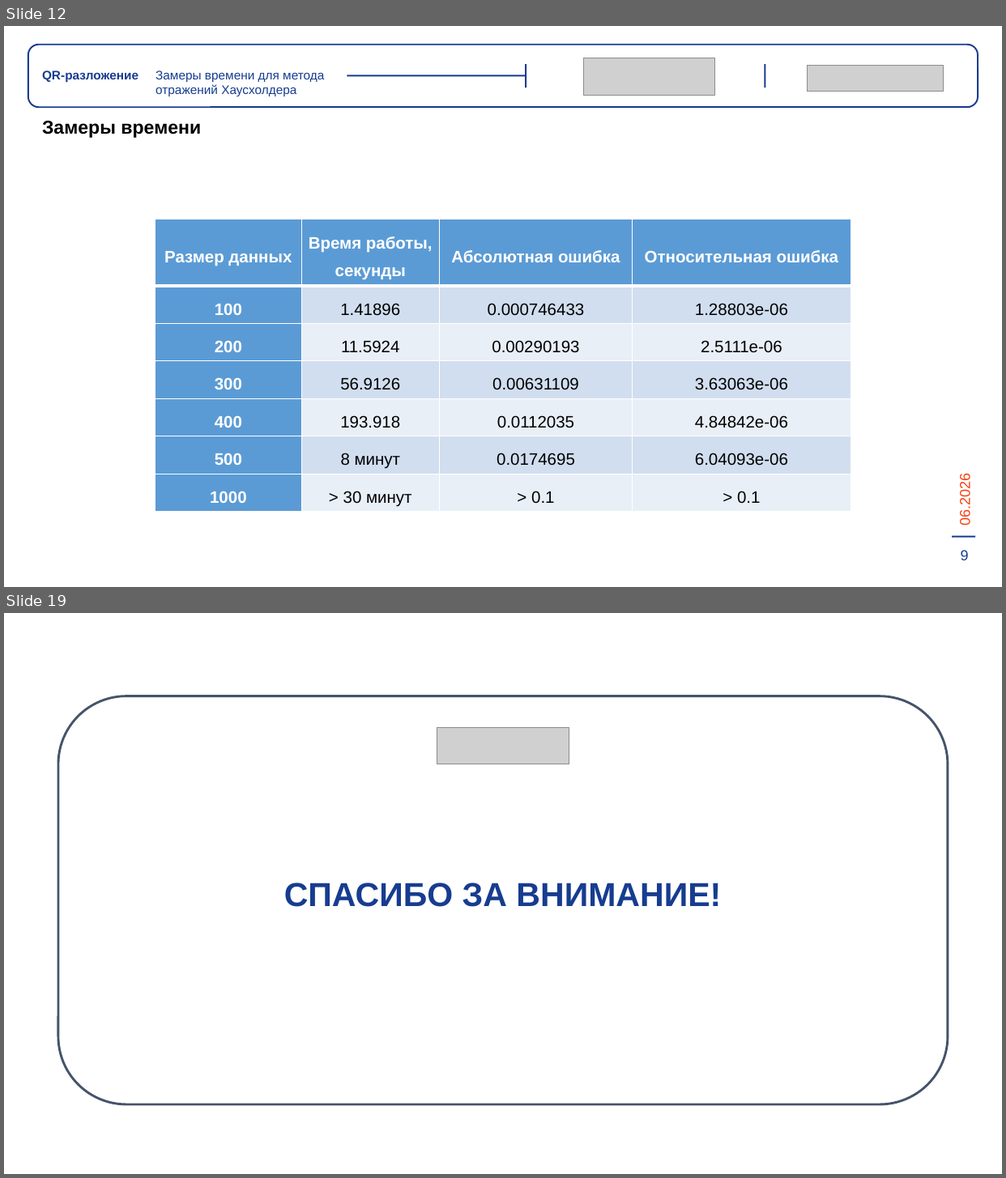
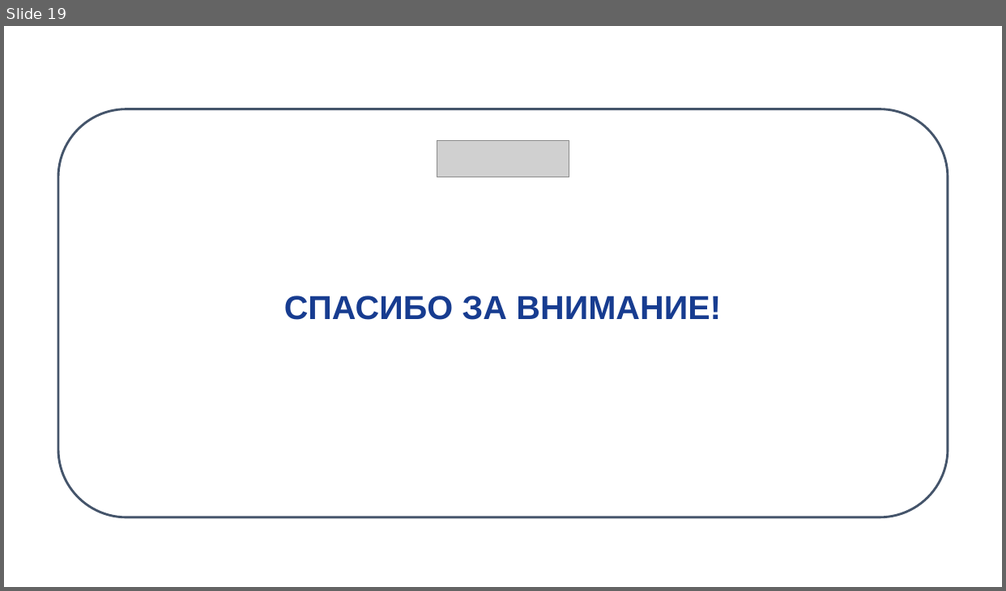
Before and after one commit to wellcome2AD/QR-decomposition, a slide deck: отчётность/диплом.pptx. Shown one above the other, each under a label of ours: slides 12 and 19 before the commit, slide 19 after it; the slides between them are not shown. The pictures are 1006x1178 and 1006x591 pixels, drawn with LibreOffice and Linux fonts; fonts in the diff are those of the drawing; grey boxes stand for pictures. Boxes give left, top, right and bottom in pixels: in the first picture for what was removed or moved away, otherwise in the second. Text is boxed around its words. In the diff, an @@ line names an element or a change of style, - is before the commit and + after.

```diff
--- a/отчётность/диплом.pptx
+++ b/отчётность/диплом.pptx
@@ slide 12 removed at bbox=[4, 26, 1002, 587], background #FFFFFF @@
@@ rounded rectangle removed at bbox=[28, 45, 978, 108] @@
@@ text removed at bbox=[42, 71, 138, 82] @@
-QR-разложение
@@ text removed at bbox=[155, 71, 324, 96] @@
-Замеры времени для метода отражений Хаусхолдера
@@ line removed from (526, 64) to (526, 88) @@
@@ picture removed at bbox=[583, 58, 715, 95] @@
@@ line removed from (765, 64) to (765, 88) @@
@@ picture removed at bbox=[808, 65, 944, 91] @@
@@ line removed from (347, 75) to (526, 75) @@
@@ text removed at bbox=[42, 121, 201, 138] @@
-Замеры времени
@@ table removed at bbox=[155, 219, 850, 510], 7 rows, 4 columns @@
-Размер данных | Время работы, секунды | Абсолютная ошибка | Относительная ошибка
-100 | 1.41896 | 0.000746433 | 1.28803e-06
-200 | 11.5924 | 0.00290193 | 2.5111e-06
-300 | 56.9126 | 0.00631109 | 3.63063e-06
-400 | 193.918 | 0.0112035 | 4.84842e-06
-500 | 8 минут | 0.0174695 | 6.04093e-06
-1000 | > 30 минут | > 0.1 | > 0.1
@@ text removed at bbox=[957, 479, 973, 525] @@
-06.2026
@@ line removed from (952, 536) to (976, 537) @@
@@ text removed at bbox=[961, 550, 969, 561] @@
-9
```
Also in this commit, not shown: 2 slides changed, 2 slides added, 1 other slide removed, 4 other files.
